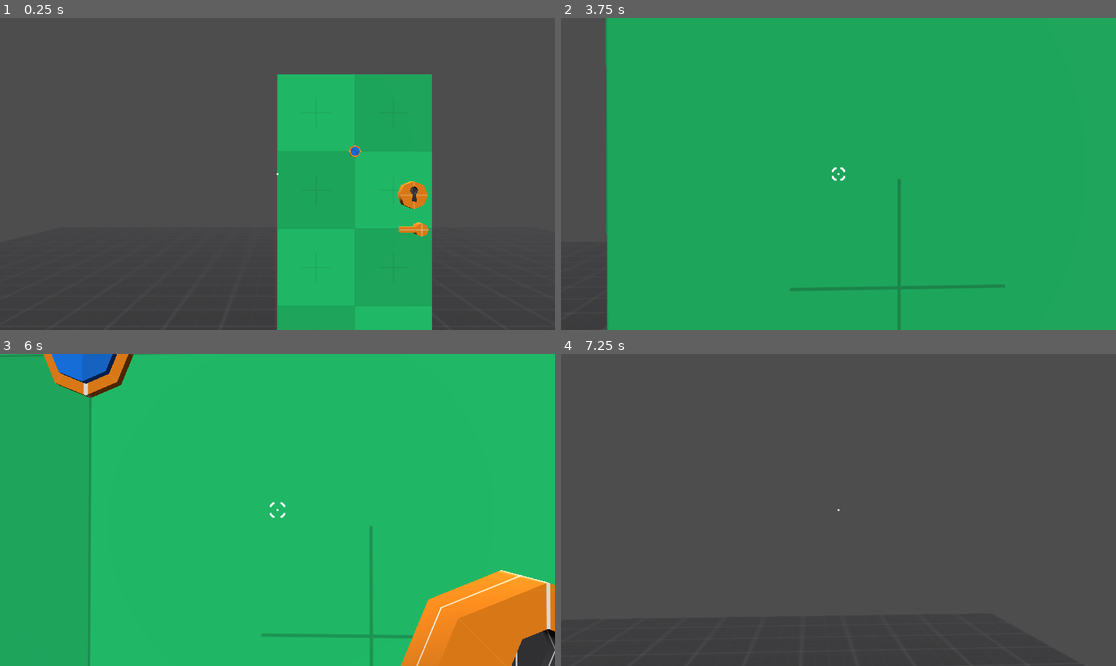
Above: before the commit, frames 1-4 (two rows, left to right).
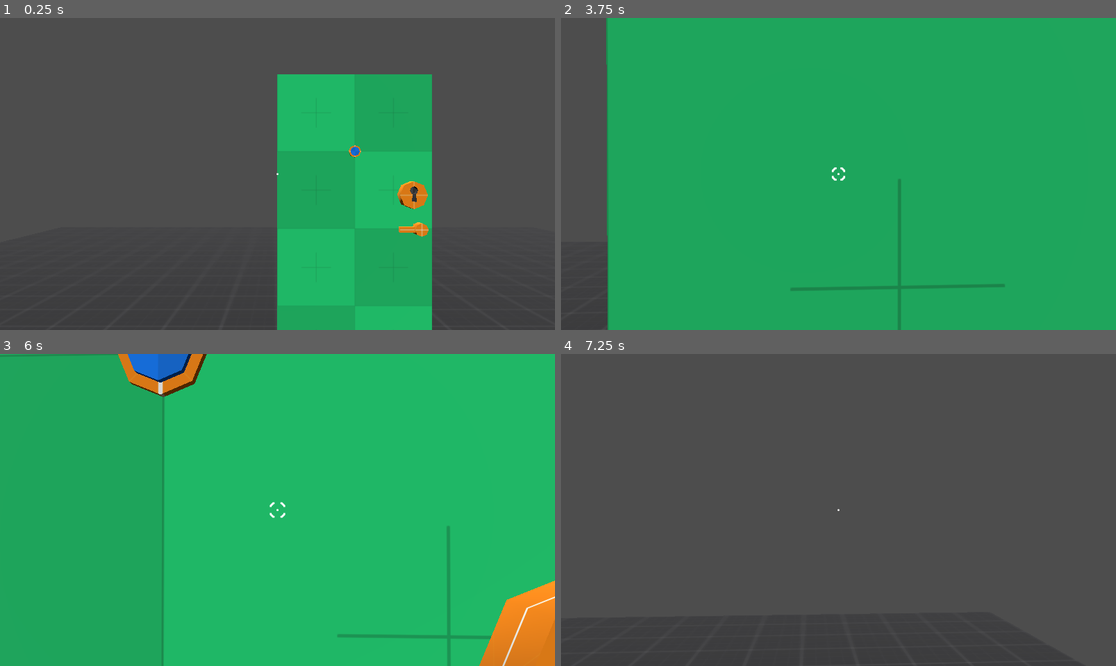
Above: after the commit, the same moments.

Repository: imberny/godot-oop-interface-demo
Game: Godot game, scene res://src/main.tscn
Same seed, same stepped clock (60 frames per second), same inputs: the game is played once before the commit and once after it.
Inputs (mouse positions are in pixels of both pictures, inside the frame that each line leads up to):
- Up to frame 1 (0.25 s): no input
- Up to frame 2 (3.75 s): tap Enter (ui_accept) at 0.5, 0.77, 1.52, 2, 2.75, 3.02, 3.5 s; move the mouse to (866, 174) at 0.52 s; hold E (interact) 0.53-1.28 s; hold W (move_forward) from 0.53 s (still down); move the mouse to (810, 174) at 1.27 s; tap F at 1.35 s; move the mouse to (849, 167) at 2.02 s; hold Q 2.03-2.78 s; move the mouse to (832, 180) at 2.77 s; tap Space at 2.85 s; move the mouse to (877, 177) at 3.52 s; hold E (interact) from 3.53 s (still down)
- Up to frame 3 (6 s): tap Enter (ui_accept) at 3.77, 4.25, 4.52, 5 s; move the mouse to (233, 506) at 4.27 s; release E (interact) at 4.28 s; tap F at 4.35 s; move the mouse to (283, 510) at 5.02 s; hold Q 5.03-5.78 s; move the mouse to (255, 503) at 5.77 s; release W (move_forward) at 5.78 s; hold D (move_right) from 5.78 s (still down); tap Space at 5.85 s
- Up to frame 4 (7.25 s): tap Enter (ui_accept) at 6.02, 6.77 s; move the mouse to (866, 510) at 6.52 s; release D (move_right) at 6.53 s; hold W (move_forward) from 6.53 s (still down); hold E (interact) from 6.53 s (still down)

The runs differ from the first frame. In frame 2, 0.1% of the frame differs, in the area x 8-9%, y 0-100%; in frame 3, 9.7%, in the area x 7-100%, y 0-100%; in frame 4, less than 0.1%.

Commit message:
Fix bodies lagging behind parent and collisions not moving

Diff:
--- a/project.godot
+++ b/project.godot
@@ -71,6 +71,10 @@
 3d_physics/layer_3="actor"
 3d_physics/layer_4="interactable"
 
+[physics]
+
+common/physics_interpolation=true
+
 [rendering]
 
 renderer/rendering_method="gl_compatibility"
--- a/src/entity/door/door.tscn
+++ b/src/entity/door/door.tscn
@@ -209,16 +209,20 @@
 
 [sub_resource type="AnimationNodeStateMachineTransition" id="AnimationNodeStateMachineTransition_bdnah"]
 
+[sub_resource type="AnimationNodeStateMachineTransition" id="AnimationNodeStateMachineTransition_nyago"]
+switch_mode = 2
+
 [sub_resource type="AnimationNodeStateMachine" id="AnimationNodeStateMachine_p5gaq"]
 states/RESET/node = SubResource("AnimationNodeAnimation_dyg4d")
 states/RESET/position = Vector2(374, 101)
 states/close/node = SubResource("AnimationNodeAnimation_bdnah")
-states/close/position = Vector2(686, 96)
+states/close/position = Vector2(519, -30)
 states/open/node = SubResource("AnimationNodeAnimation_nyago")
 states/open/position = Vector2(519, 100)
 "states/open locked/node" = SubResource("AnimationNodeAnimation_ysbvc")
 "states/open locked/position" = Vector2(519, 201)
-transitions = ["Start", "RESET", SubResource("AnimationNodeS …(540 unchanged characters)… mationNodeStateMachineTransition_bdnah")]
+transitions = ["Start", "RESET", SubResource("AnimationNodeS …(540 unchanged characters)… mationNodeStateMachineTransition_bdnah"), "close", "RESET", SubResource("AnimationNodeStateMachineTransition_nyago")]
+graph_offset = Vector2(-30, -163)
 
 [sub_resource type="BoxShape3D" id="BoxShape3D_e4t3a"]
 size = Vector3(1, 2, 0.1)
--- a/src/entity/door_lock/door_lock.tscn
+++ b/src/entity/door_lock/door_lock.tscn
@@ -140,8 +140,10 @@
 size = Vector3(0.198181, 0.301697, 0.114151)
 
 [node name="DoorLock" type="AnimatableBody3D"]
+editor_description = "https://github.com/godotengine/godot/issues/67257"
 collision_layer = 8
 collision_mask = 0
+sync_to_physics = false
 script = ExtResource("1_bgn6o")
 
 [node name="Toggleable" type="Node" parent="." node_paths=PackedStringArray("_anim_tree")]
@@ -150,6 +152,7 @@
 metadata/_custom_type_script = "uid://dhr3vdgg46jic"
 
 [node name="AnimationTree" type="AnimationTree" parent="."]
+callback_mode_process = 0
 callback_mode_discrete = 0
 tree_root = SubResource("AnimationNodeStateMachine_atj1q")
 anim_player = NodePath("../AnimationPlayer")
--- a/src/entity/key_lock/key_lock.tscn
+++ b/src/entity/key_lock/key_lock.tscn
@@ -11,6 +11,133 @@
 [sub_resource type="CylinderShape3D" id="CylinderShape3D_v585g"]
 height = 0.107849
 radius = 0.131836
+
+[sub_resource type="Animation" id="Animation_e72wl"]
+length = 0.001
+tracks/0/type = "value"
+tracks/0/imported = false
+tracks/0/enabled = true
+tracks/0/path = NodePath("Key:visible")
+tracks/0/interp = 1
+tracks/0/loop_wrap = true
+tracks/0/keys = {
+"times": PackedFloat32Array(0),
+"transitions": PackedFloat32Array(1),
+"update": 1,
+"values": [false]
+}
+tracks/1/type = "value"
+tracks/1/imported = false
+tracks/1/enabled = true
+tracks/1/path = NodePath("Key:position")
+tracks/1/interp = 1
+tracks/1/loop_wrap = true
+tracks/1/keys = {
+"times": PackedFloat32Array(0),
+"transitions": PackedFloat32Array(1),
+"update": 0,
+"values": [Vector3(0, 0.010792, 0.424391)]
+}
+tracks/2/type = "value"
+tracks/2/imported = false
+tracks/2/enabled = true
+tracks/2/path = NodePath("Key:rotation")
+tracks/2/interp = 1
+tracks/2/loop_wrap = true
+tracks/2/keys = {
+"times": PackedFloat32Array(0),
+"transitions": PackedFloat32Array(1),
+"update": 0,
+"values": [Vector3(1.5708, 1.5708, 0)]
+}
+tracks/3/type = "value"
+tracks/3/imported = false
+tracks/3/enabled = true
+tracks/3/path = NodePath("UnlockAudio:playing")
+tracks/3/interp = 1
+tracks/3/loop_wrap = true
+tracks/3/keys = {
+"times": PackedFloat32Array(0),
+"transitions": PackedFloat32Array(1),
+"update": 1,
+"values": [false]
+}
+tracks/4/type = "value"
+tracks/4/imported = false
+tracks/4/enabled = true
+tracks/4/path = NodePath("LockAudio:playing")
+tracks/4/interp = 1
+tracks/4/loop_wrap = true
+tracks/4/keys = {
+"times": PackedFloat32Array(0),
+"transitions": PackedFloat32Array(1),
+"update": 1,
+"values": [false]
+}
+tracks/5/type = "value"
+tracks/5/imported = false
+tracks/5/enabled = true
+tracks/5/path = NodePath("FailAudio:playing")
+tracks/5/interp = 1
+tracks/5/loop_wrap = true
+tracks/5/keys = {
+"times": PackedFloat32Array(0),
+"transitions": PackedFloat32Array(1),
+"update": 1,
+"values": [false]
+}
+
+[sub_resource type="Animation" id="Animation_qr3gc"]
+resource_name = "fail"
+length = 0.66667
+tracks/0/type = "value"
+tracks/0/imported = false
+tracks/0/enabled = true
+tracks/0/path = NodePath("Key:visible")
+tracks/0/interp = 1
+tracks/0/loop_wrap = true
+tracks/0/keys = {
+"times": PackedFloat32Array(0, 0.633333),
+"transitions": PackedFloat32Array(1, 1),
+"update": 1,
+"values": [true, false]
+}
+tracks/1/type = "value"
+tracks/1/imported = false
+tracks/1/enabled = true
+tracks/1/path = NodePath("Key:position")
+tracks/1/interp = 1
+tracks/1/loop_wrap = true
+tracks/1/keys = {
+"times": PackedFloat32Array(0, 0.0666667, 0.233333, 0.333333, 0.533333, 0.633333),
+"transitions": PackedFloat32Array(1, 1, 1, 1, 1, 1),
+"update": 0,
+"values": [Vector3(0, 0.010792, 0.424391), Vector3(0, 0.010792, 0.293314), Vector3(0.0286985, 0.010792, 0.293314), Vector3(-0.0439747, 0.010792, 0.293314), Vector3(0, 0.010792, 0.293314), Vector3(0, 0.010792, 0.424391)]
+}
+tracks/2/type = "value"
+tracks/2/imported = false
+tracks/2/enabled = true
+tracks/2/path = NodePath("Key:rotation")
+tracks/2/interp = 1
+tracks/2/loop_wrap = true
+tracks/2/keys = {
+"times": PackedFloat32Array(0, 0.0666667, 0.233333, 0.333333, 0.533333),
+"transitions": PackedFloat32Array(1, 1, 1, 1, 1),
+"update": 0,
+"values": [Vector3(1.5708, 1.5708, 0), Vector3(1.5708, 1.5708, 0), Vector3(1.22173, 1.72613, 0), Vector3(1.91986, 1.41372, 0), Vector3(1.5708, 1.5708, 0)]
+}
+tracks/3/type = "value"
+tracks/3/imported = false
+tracks/3/enabled = true
+tracks/3/path = NodePath("FailAudio:playing")
+tracks/3/interp = 1
+tracks/3/loop_wrap = true
+tracks/3/keys = {
+"times": PackedFloat32Array(0),
+"transitions": PackedFloat32Array(1),
+"update": 1,
+"values": [true]
+}
 
 [sub_resource type="Animation" id="Animation_jg5mr"]
 resource_name = "lock"
@@ -64,81 +191,6 @@
 "values": [true]
 }
 
-[sub_resource type="Animation" id="Animation_e72wl"]
-length = 0.001
-tracks/0/type = "value"
-tracks/0/imported = false
-tracks/0/enabled = true
-tracks/0/path = NodePath("Key:visible")
-tracks/0/interp = 1
-tracks/0/loop_wrap = true
-tracks/0/keys = {
-"times": PackedFloat32Array(0),
-"transitions": PackedFloat32Array(1),
-"update": 1,
-"values": [false]
-}
-tracks/1/type = "value"
-tracks/1/imported = false
-tracks/1/enabled = true
-tracks/1/path = NodePath("Key:position")
-tracks/1/interp = 1
-tracks/1/loop_wrap = true
-tracks/1/keys = {
-"times": PackedFloat32Array(0),
-"transitions": PackedFloat32Array(1),
-"update": 0,
-"values": [Vector3(0, 0.010792, 0.424391)]
-}
-tracks/2/type = "value"
-tracks/2/imported = false
-tracks/2/enabled = true
-tracks/2/path = NodePath("Key:rotation")
-tracks/2/interp = 1
-tracks/2/loop_wrap = true
-tracks/2/keys = {
-"times": PackedFloat32Array(0),
-"transitions": PackedFloat32Array(1),
-"update": 0,
-"values": [Vector3(1.5708, 1.5708, 0)]
-}
-tracks/3/type = "value"
-tracks/3/imported = false
-tracks/3/enabled = true
-tracks/3/path = NodePath("UnlockAudio:playing")
-tracks/3/interp = 1
-tracks/3/loop_wrap = true
-tracks/3/keys = {
-"times": PackedFloat32Array(0),
-"transitions": PackedFloat32Array(1),
-"update": 1,
-"values": [false]
-}
-tracks/4/type = "value"
-tracks/4/imported = false
-tracks/4/enabled = true
-tracks/4/path = NodePath("LockAudio:playing")
-tracks/4/interp = 1
-tracks/4/loop_wrap = true
-tracks/4/keys = {
-"times": PackedFloat32Array(0),
-"transitions": PackedFloat32Array(1),
-"update": 1,
-"values": [false]
-}
-tracks/5/type = "value"
-tracks/5/imported = false
-tracks/5/enabled = true
-tracks/5/path = NodePath("FailAudio:playing")
-tracks/5/interp = 1
-tracks/5/loop_wrap = true
-tracks/5/keys = {
-"times": PackedFloat32Array(0),
-"transitions": PackedFloat32Array(1),
-"update": 1,
-"values": [false]
-}
-
 [sub_resource type="Animation" id="Animation_v55wo"]
 resource_name = "unlock"
 length = 0.66667
@@ -191,58 +243,6 @@
 "values": [true]
 }
 
-[sub_resource type="Animation" id="Animation_qr3gc"]
-resource_name = "fail"
-length = 0.66667
-tracks/0/type = "value"
-tracks/0/imported = false
-tracks/0/enabled = true
-tracks/0/path = NodePath("Key:visible")
-tracks/0/interp = 1
-tracks/0/loop_wrap = true
-tracks/0/keys = {
-"times": PackedFloat32Array(0, 0.633333),
-"transitions": PackedFloat32Array(1, 1),
-"update": 1,
-"values": [true, false]
-}
-tracks/1/type = "value"
-tracks/1/imported = false
-tracks/1/enabled = true
-tracks/1/path = NodePath("Key:position")
-tracks/1/interp = 1
-tracks/1/loop_wrap = true
-tracks/1/keys = {
-"times": PackedFloat32Array(0, 0.0666667, 0.233333, 0.333333, 0.533333, 0.633333),
-"transitions": PackedFloat32Array(1, 1, 1, 1, 1, 1),
-"update": 0,
-"values": [Vector3(0, 0.010792, 0.424391), Vector3(0, 0.010792, 0.293314), Vector3(0.0286985, 0.010792, 0.293314), Vector3(-0.0439747, 0.010792, 0.293314), Vector3(0, 0.010792, 0.293314), Vector3(0, 0.010792, 0.424391)]
-}
-tracks/2/type = "value"
-tracks/2/imported = false
-tracks/2/enabled = true
-tracks/2/path = NodePath("Key:rotation")
-tracks/2/interp = 1
-tracks/2/loop_wrap = true
-tracks/2/keys = {
-"times": PackedFloat32Array(0, 0.0666667, 0.233333, 0.333333, 0.533333),
-"transitions": PackedFloat32Array(1, 1, 1, 1, 1),
-"update": 0,
-"values": [Vector3(1.5708, 1.5708, 0), Vector3(1.5708, 1.5708, 0), Vector3(1.22173, 1.72613, 0), Vector3(1.91986, 1.41372, 0), Vector3(1.5708, 1.5708, 0)]
-}
-tracks/3/type = "value"
-tracks/3/imported = false
-tracks/3/enabled = true
-tracks/3/path = NodePath("FailAudio:playing")
-tracks/3/interp = 1
-tracks/3/loop_wrap = true
-tracks/3/keys = {
-"times": PackedFloat32Array(0),
-"transitions": PackedFloat32Array(1),
-"update": 1,
-"values": [true]
-}
-
 [sub_resource type="AnimationLibrary" id="AnimationLibrary_v55wo"]
 _data = {
 &"RESET": SubResource("Animation_e72wl"),
@@ -297,8 +297,10 @@
 graph_offset = Vector2(-19, -40)
 
 [node name="KeyLock" type="AnimatableBody3D"]
+editor_description = "https://github.com/godotengine/godot/issues/67257"
 collision_layer = 8
 collision_mask = 0
+sync_to_physics = false
 script = ExtResource("1_dfayu")
 
 [node name="Unlockable" type="Node" parent="." node_paths=PackedStringArray("_anim_tree")]
@@ -332,7 +334,7 @@
 material = ExtResource("2_jg5mr")
 
 [node name="Key" type="CSGCylinder3D" parent="."]
-transform = Transform3D(-4.37114e-08, 1, -4.37114e-08, 0, -4.37114e-08, -1, -1, -4.37114e-08, 1.91069e-15, 0, 0.010792, 0.424391)
+transform = Transform3D(-3.61999e-06, 1, -3.61999e-06, 0, -3.61999e-06, -1, -1, -3.61999e-06, 1.31043e-11, 0, 0.010792, 0.424391)
 visible = false
 material_overlay = ExtResource("1_v585g")
 radius = 0.0883789
--- a/src/entity/peep_hole/peep_hole.tscn
+++ b/src/entity/peep_hole/peep_hole.tscn
@@ -18,8 +18,10 @@
 ease = 2
 
 [node name="Peephole" type="AnimatableBody3D"]
+editor_description = "https://github.com/godotengine/godot/issues/67257"
 collision_layer = 8
 collision_mask = 0
+sync_to_physics = false
 
 [node name="Toggleable" type="Node" parent="." node_paths=PackedStringArray("_pcam", "_input_controller")]
 script = ExtResource("1_48ji4")
--- a/src/level/level.tscn
+++ b/src/level/level.tscn
@@ -34,39 +34,18 @@
 [node name="Door" parent="." instance=ExtResource("1_la7um")]
 transform = Transform3D(0.999999, 0, 0, 0, 1, 0, 0, 0, 0.999999, 0, 0, 0)
 
-[node name="WORKAROUND_HACK" type="RemoteTransform3D" parent="Door"]
-editor_description = "https://github.com/godotengine/godot/issues/67257
-
-Updating any part of the transform will update the collision shape, making it move with its parent."
-transform = Transform3D(-1, 0, 8.74227e-08, 0, 1, 0, -8.74227e-08, 0, -1, 0.861976, 1.21927, 0.014651)
-remote_path = NodePath("../DoorLock")
-
 [node name="DoorLock" parent="Door" node_paths=PackedStringArray("_door") instance=ExtResource("2_xv147")]
-transform = Transform3D(-0.999999, 0, 8.74227e-08, 0, 1, 0, -8.74227e-08, 0, -0.999999, 0.861975, 1.21927, 0.014651)
+transform = Transform3D(-0.999999, 0, 1.50996e-07, 0, 1, 0, -1.50996e-07, 0, -0.999999, 0.861975, 1.21927, 0.014651)
 _door = NodePath("..")
 _is_locked = true
-
-[node name="WORKAROUND_HACK2" type="RemoteTransform3D" parent="Door"]
-editor_description = "https://github.com/godotengine/godot/issues/67257
-
-Updating any part of the transform will update the collision shape, making it move with its parent."
-transform = Transform3D(0.662956, 0, -1.41318e-14, 0, 0.662957, 0, 1.41318e-14, 0, 0.662956, 0.861975, 1.21927, 0.100643)
-remote_path = NodePath("../KeyLock")
 
 [node name="KeyLock" parent="Door" node_paths=PackedStringArray("_door_lock") instance=ExtResource("6_ob0n7")]
 transform = Transform3D(0.662956, 0, -1.41318e-14, 0, 0.662957, 0, 1.41318e-14, 0, 0.662956, 0.861975, 1.21927, 0.100643)
 _door_lock = NodePath("../DoorLock")
 is_locked = true
 
-[node name="WORKAROUND_HACK3" type="RemoteTransform3D" parent="Door"]
-editor_description = "https://github.com/godotengine/godot/issues/67257
-
-Updating any part of the transform will update the collision shape, making it move with its parent."
-transform = Transform3D(1, 0, -2.13163e-14, 0, 1, 0, 2.13163e-14, 0, 1, 0.5, 1.5, 0.0471132)
-remote_path = NodePath("../Peephole")
-
 [node name="Peephole" parent="Door" instance=ExtResource("7_p6v4a")]
-transform = Transform3D(1, 0, -2.13163e-14, 0, 1, 0, 2.13163e-14, 0, 1, 0.5, 1.5, 0.0471132)
+transform = Transform3D(0.999999, 0, -2.13163e-14, 0, 1, 0, 2.13163e-14, 0, 0.999999, 0.5, 1.5, 0.0471132)
 
 [node name="Camera3D" type="Camera3D" parent="."]
 physics_interpolation_mode = 1
Not shown: 1 places in src/entity/door/door.tscn that only renumber resources
Not shown, added: src/input/input_manager.gd.uid
